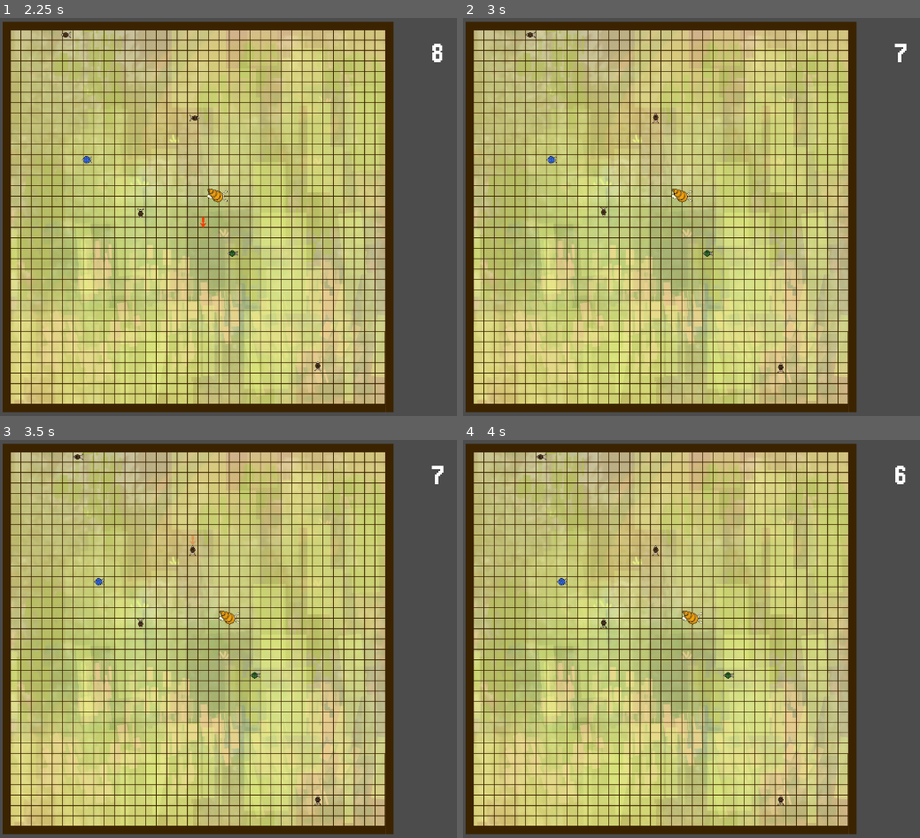
Above: before the commit, frames 1-4 (two rows, left to right).
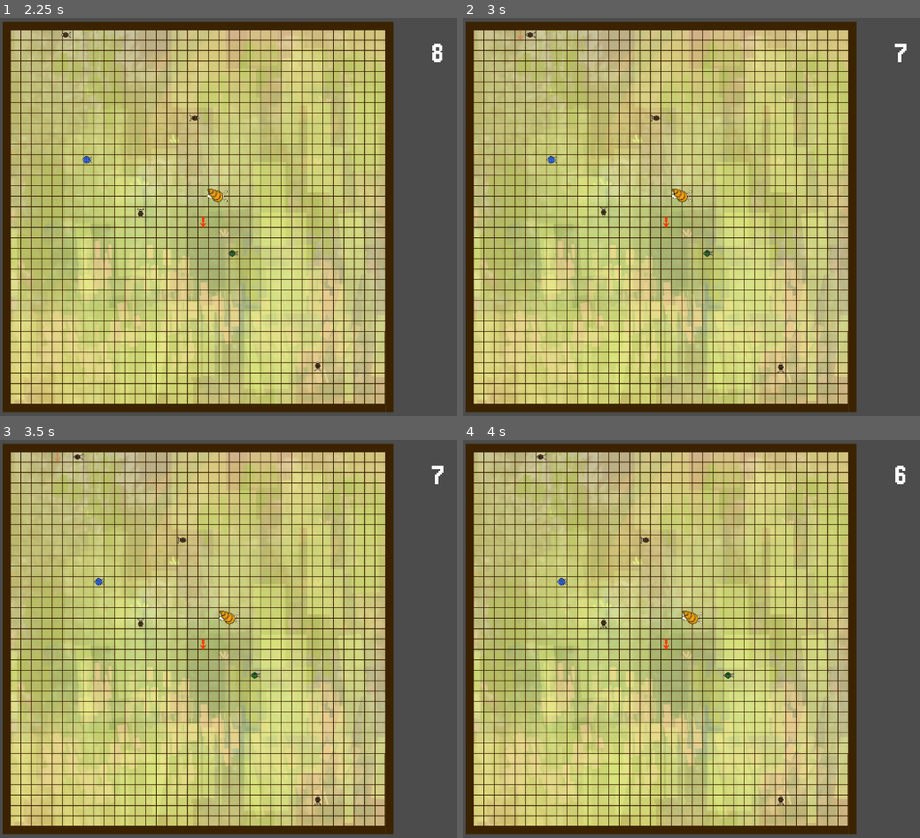
Above: after the commit, the same moments.

Repository: RNairn01/LD-51
Game: Godot game, scene res://scenes/screens/play_screen.tscn
Same seed, same stepped clock (60 frames per second), same inputs: the game is played once before the commit and once after it.
Inputs (mouse positions are in pixels of both pictures, inside the frame that each line leads up to):
- Up to frame 1 (2.25 s): tap Enter at 0.5 s; move the mouse to (196, 217) at 0.52 s; click (196, 217) at 0.6 s; move the mouse to (201, 220) at 1.27 s; click (201, 220) at 1.35 s; move the mouse to (59, 33) at 2.02 s; right-click (59, 33) at 2.1 s
- Up to frame 2 (3 s): click (522, 33) at 2.3 s; tap Space at 2.75 s; move the mouse to (654, 117) at 2.77 s; click (654, 117) at 2.85 s
- Up to frame 3 (3.5 s): no input
- Up to frame 4 (4 s): move the mouse to (604, 623) at 3.52 s; click (604, 623) at 3.6 s

Frame 1 is identical in both runs. In frame 2, less than 0.1% of the frame differs, in the area x 11-46%, y 2-53%; in frame 3, less than 0.1%; in frame 4, less than 0.1%.
Error before the commit: Attempt to call function 'is_queued_for_deletion' in base 'previously freed instance' on a null instance. (res://scripts/arrow_place_manager.gd:70)

Commit message:
Improve arrow reliability

Diff:
--- a/scenes/arrows/arrow_down.tscn
+++ b/scenes/arrows/arrow_down.tscn
@@ -4,7 +4,7 @@
 [ext_resource path="res://scripts/arrow.gd" type="Script" id=2]
 
 [sub_resource type="RectangleShape2D" id=1]
-extents = Vector2( 16, 16 )
+extents = Vector2( 15, 15 )
 
 [node name="ArrowDown" type="Area2D"]
 script = ExtResource( 2 )
--- a/scenes/arrows/arrow_left.tscn
+++ b/scenes/arrows/arrow_left.tscn
@@ -4,7 +4,7 @@
 [ext_resource path="res://scripts/arrow.gd" type="Script" id=2]
 
 [sub_resource type="RectangleShape2D" id=1]
-extents = Vector2( 16, 16 )
+extents = Vector2( 15.25, 14.75 )
 
 [node name="ArrowLeft" type="Area2D"]
 script = ExtResource( 2 )
--- a/scenes/arrows/arrow_right.tscn
+++ b/scenes/arrows/arrow_right.tscn
@@ -4,7 +4,7 @@
 [ext_resource path="res://scripts/arrow.gd" type="Script" id=2]
 
 [sub_resource type="RectangleShape2D" id=1]
-extents = Vector2( 16, 16 )
+extents = Vector2( 14.75, 14.75 )
 
 [node name="ArrowRight" type="Area2D"]
 script = ExtResource( 2 )
--- a/scenes/arrows/arrow_up.tscn
+++ b/scenes/arrows/arrow_up.tscn
@@ -4,7 +4,7 @@
 [ext_resource path="res://scripts/arrow.gd" type="Script" id=2]
 
 [sub_resource type="RectangleShape2D" id=1]
-extents = Vector2( 16, 16 )
+extents = Vector2( 14.5, 15.5 )
 
 [node name="ArrowUp" type="Area2D"]
 script = ExtResource( 2 )
--- a/scripts/arrow.gd
+++ b/scripts/arrow.gd
@@ -7,6 +7,7 @@
 func _ready():
 	self.connect("mouse_entered", arrow_place_manager, "_mouse_enter_unplacable_area")
 	self.connect("mouse_exited", arrow_place_manager, "_mouse_leave_unplacable_area")
+	self.connect("area_entered", arrow_place_manager, "_enter_area")
 	pass
 
 func _on_click(_viewport:Node, _event:InputEvent, _shape_idx:int):
--- a/scripts/arrow_place_manager.gd
+++ b/scripts/arrow_place_manager.gd
@@ -17,8 +17,9 @@
 	pass
 
 func _place_arrow(grid_position: Vector2):
-	current_grid_position = grid_position
 	if can_place:
+		can_place = false
+		current_grid_position = grid_position
 		update_mouse_direction = true
 		print("Place arrow at - " + str(grid_position))
 
@@ -31,10 +32,12 @@
 		update_arrow_instance(current_mouse_direction)
 		if Input.is_action_just_released("left_click") and arrow_instance.get_parent() == null:
 			print("release")
+			arrow_instance.position = current_grid_position
 			update_mouse_direction = false
 			placement_guide.visible = false
 			add_child(arrow_instance)
 			update_arrow_instance(current_mouse_direction)
+			can_place = true
 
 
 func get_mouse_direction(grid_pos, mouse_pos):
@@ -67,11 +70,15 @@
 		Vector2.RIGHT:
 			arrow_instance = arrow_right.instance()
 
-	if not arrow_instance.is_queued_for_deletion() and is_instance_valid(arrow_instance):
-		arrow_instance.position = current_grid_position
+	# if is_instance_valid(arrow_instance) and not arrow_instance.is_queued_for_deletion():
+	# 	arrow_instance.position = current_grid_position
 
 func _mouse_enter_unplacable_area():
 	can_place = false
 
 func _mouse_leave_unplacable_area():
 	can_place = true
+
+func _enter_area(area: Area2D):
+	if area.name.find("Arrow") != -1:
+		area.queue_free()
